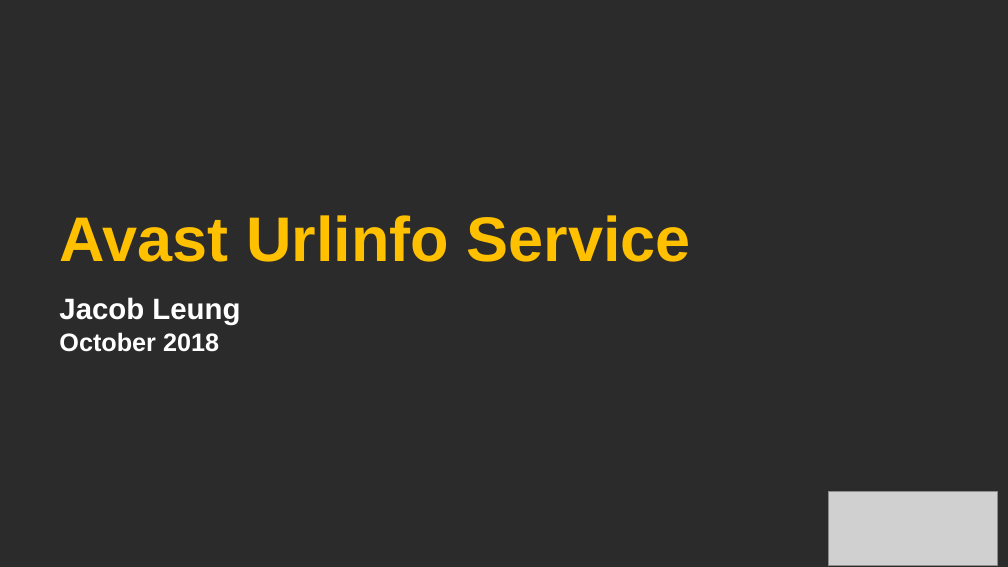
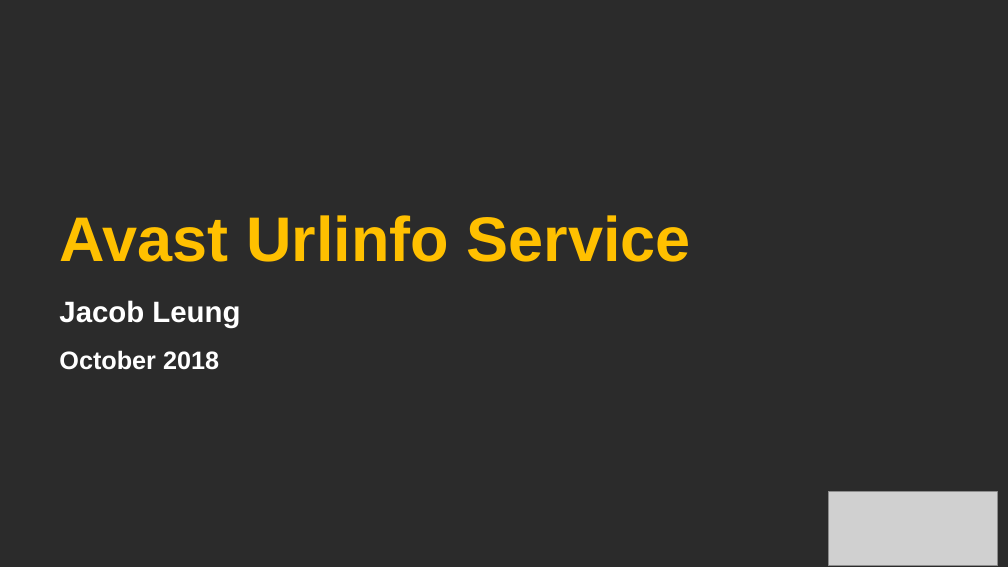
Before and after one commit to jacqbb/webscan, a slide deck: slide 1 of urlinfo_presentation.pptx. Drawn at 1008x567 pixels with LibreOffice and Linux fonts; fonts in the diff are those of the drawing; grey boxes stand for pictures; background and template pictures are left out; a plain dark background stands for a picture behind light text. Boxes give left, top, right and bottom in pixels: in the first picture for what was removed or moved away, otherwise in the second. Text is boxed around its words. In the diff, an @@ line names an element or a change of style, - is before the commit and + after.

```diff
--- a/urlinfo_presentation.pptx
+++ b/urlinfo_presentation.pptx
@@ text "October 2018": place and size @@
-text "October 2018" at box(59, 332, 219, 352)
+text "October 2018" at box(59, 350, 219, 370)
```
Also in this commit, not shown: 15 other slides changed, 12 slides added, 7 slides removed, 41 other files.
